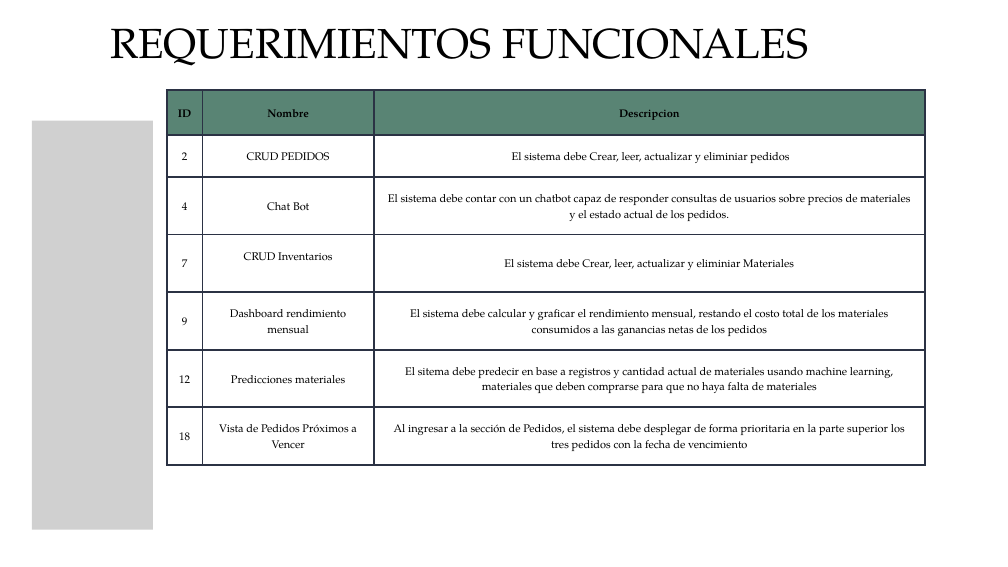
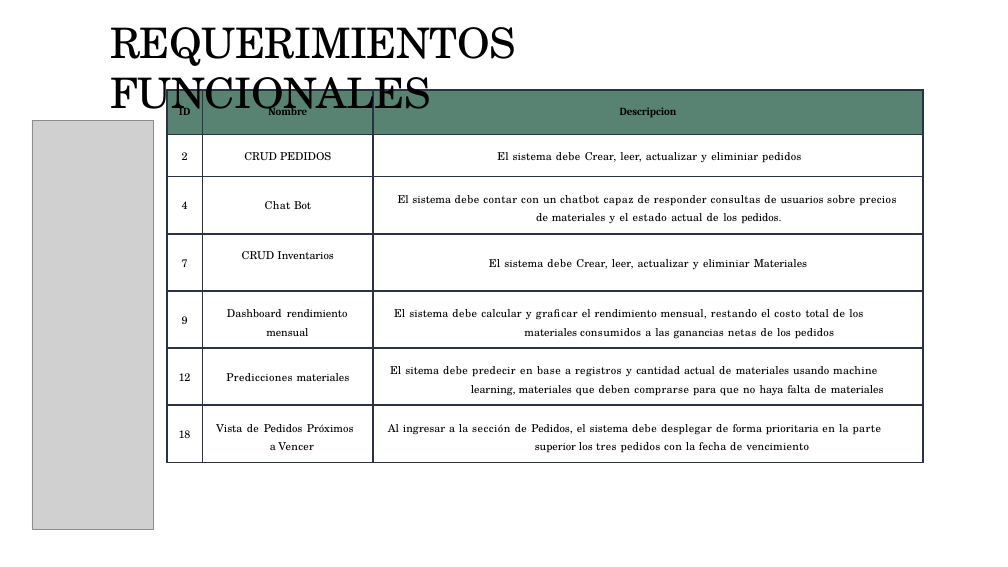
Before and after one commit to mpdp40/Proyecto_Optimisacion_MANANI-, a slide deck: slide 7 of fase 1/Evidencias_Grupales/Presentacíon Proyecto.pptx. Drawn at 1008x567 pixels with LibreOffice and Linux fonts; fonts in the diff are those of the drawing; grey boxes stand for pictures. Boxes give left, top, right and bottom in pixels: in the first picture for what was removed or moved away, otherwise in the second. Text is boxed around its words. In the diff, an @@ line names an element or a change of style, - is before the commit and + after.

```diff
--- a/fase 1/Evidencias_Grupales/Presentacíon Proyecto.pptx
+++ b/fase 1/Evidencias_Grupales/Presentacíon Proyecto.pptx
@@ title "REQUERIMIENTOS FUNCIONALES" at [110, 27, 516, 121]: font TeX Gyre Pagella to TeX Gyre Schola; letter spacing 0 to -0.9 pt in "REQUERIMIENTOS"; letter spacing 0 to -0.5 pt in "FUNCIONALES"; indent changed; line spacing 63pt to 1; more space between paragraphs @@
@@ table at [167, 90, 923, 462] @@
@@ fill #598474 to #588373 in row 1 @@
@@ size 15.7 to 15.5 pt, font TeX Gyre Pagella to TeX Gyre Schola @@
@@ font TeX Gyre Pagella to Cambria in "ID", "Nombre", "Descripcion" @@
@@ letter spacing 0 to 0.6 pt in "ID", "contar chatbot sobre estado", "en que deben que", "en parte tres fecha" @@
@@ letter spacing 0 to -0.1 pt in "Nombre", "Descripcion", "PEDIDOS", "pedidos." and 7 more places @@
@@ letter spacing 0 to -0.5 pt in "2", "4", "7", "9" and 1 more places @@
@@ letter spacing 0 to 0.1 pt in "El sistema Crear, leer, actualizar eliminiar", "El sistema Crear, leer, actualizar eliminiar", "El sistema calcular el rendimiento mensual, el ..." @@
@@ letter spacing 0 to 0.7 pt in "debe y", "debe capaz de de y de", "debe y", "debe y de de" and 3 more places @@
@@ letter spacing 0 to 0.3 pt in "pedidos", "pedidos", "vencimiento" @@
@@ letter spacing 0 to 0.5 pt in "Chat", "responder consultas precios de", "graficar restando consumidos netas", "Predicciones" and 2 more places @@
@@ letter spacing 0 to -0.2 pt in "Bot", "12", "18" @@
@@ letter spacing 0 to 0.8 pt in "con", "costo", "con" @@
@@ letter spacing 0 to 0.4 pt in "Vencer" @@
@@ line spacing 22pt to 1 @@
@@ indent changed @@
@@ alignment centre to left @@
@@ line spacing 22pt to 1.17 @@
@@ more space between paragraphs @@
@@ borders changed @@
```
Also in this commit, not shown: 19 other slides changed.
